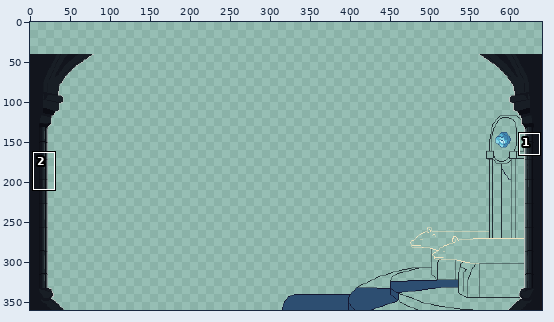
A pixel-art file gets an edit: Personal_Jessica/Entornos/Entrega 8-05/Trono.aseprite. The first picture is a wide view before the edit; the outline marks the close-up.
Close-up. Earlier state:
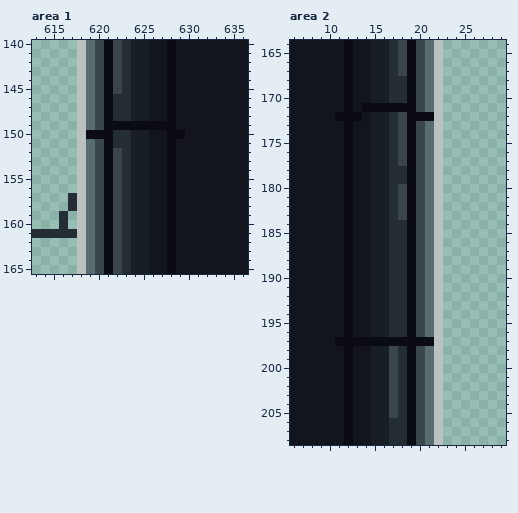
640x320 pixels, 1 frame. Shown: area 1: x 613..636, y 140..165; area 2: x 6..29, y 164..208. The old version is drawn lined up with the new one, on the new canvas. The commit also changed other parts of the picture, which this record leaves out.
New version:
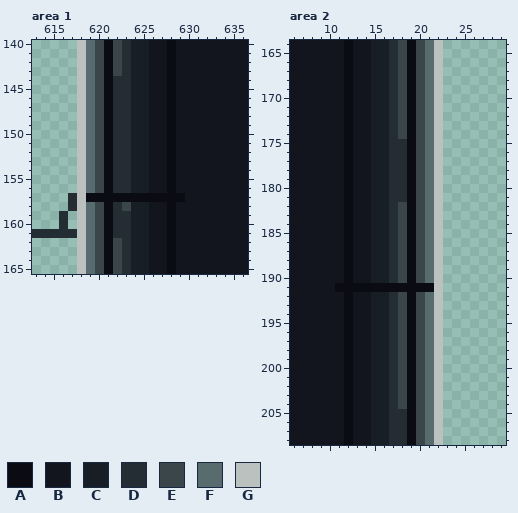
Palette (. is transparent): A #0b0c13  B #12151d  C #181e25  D #232d33  E #3a464a  F #586b6f  G #bbc1be
Changes in this commit:
canvas 640x320 -> 640x360, the old top-left corner now at 0,40
Changed rows in their new state; - is an unchanged pixel.
Area 1:
first column x 622:
144 D
145 D
first column x 619:
149 ---DDCCBB--
150 FE--------B
152 ---D-------
153 ---D-------
154 ---D-------
155 ---D-------
156 ---D-------
157 AA-AAAAAA-A
158 ---DE------
159 ---D-------
160 ---D-------
161 ---D-------
Area 2:
first column x 11:
168 -------E---
169 -------E---
170 -------E---
171 ---BCCDE---
172 B-B------EF
175 -------D---
176 -------D---
177 -------D---
180 -------D---
181 -------D---
184 -------E---
185 -------E---
186 -------E---
187 -------E---
188 -------E---
189 -------E---
190 -------E---
191 A-AAAAAA-AA
192 -------E---
193 -------E---
194 -------E---
195 -------E---
196 -------E---
197 B-BBCCDE-EF
198 ------DE---
199 ------DE---
200 ------DE---
201 ------DE---
202 ------DE---
203 ------DE---
204 ------DE---
205 ------D----
Changed places in both close-ups, as pixel boxes (x1, y1, x2, y2):
changed: (113, 76, 122, 94)
changed: (86, 121, 185, 238)
changed: (335, 76, 434, 418)
